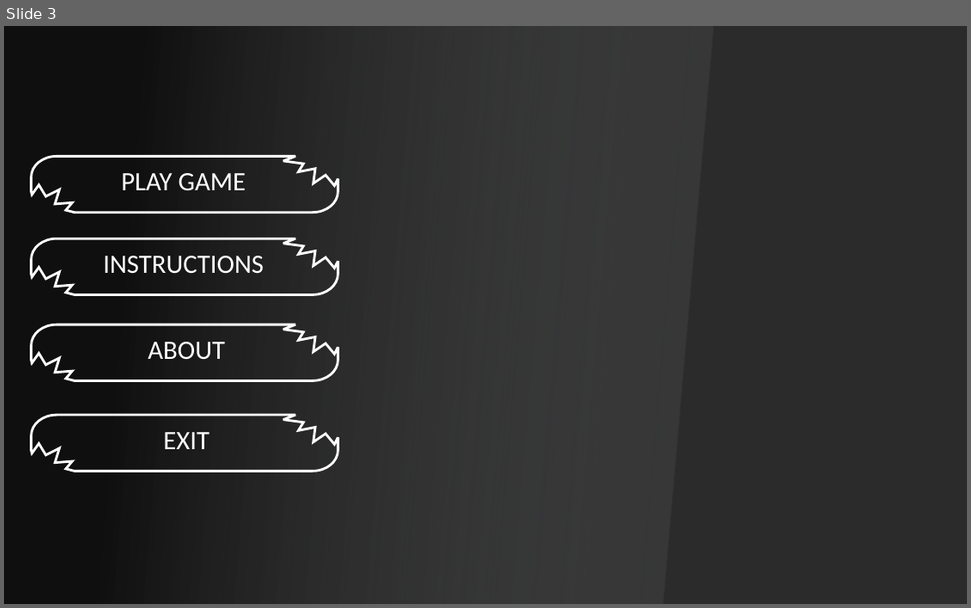
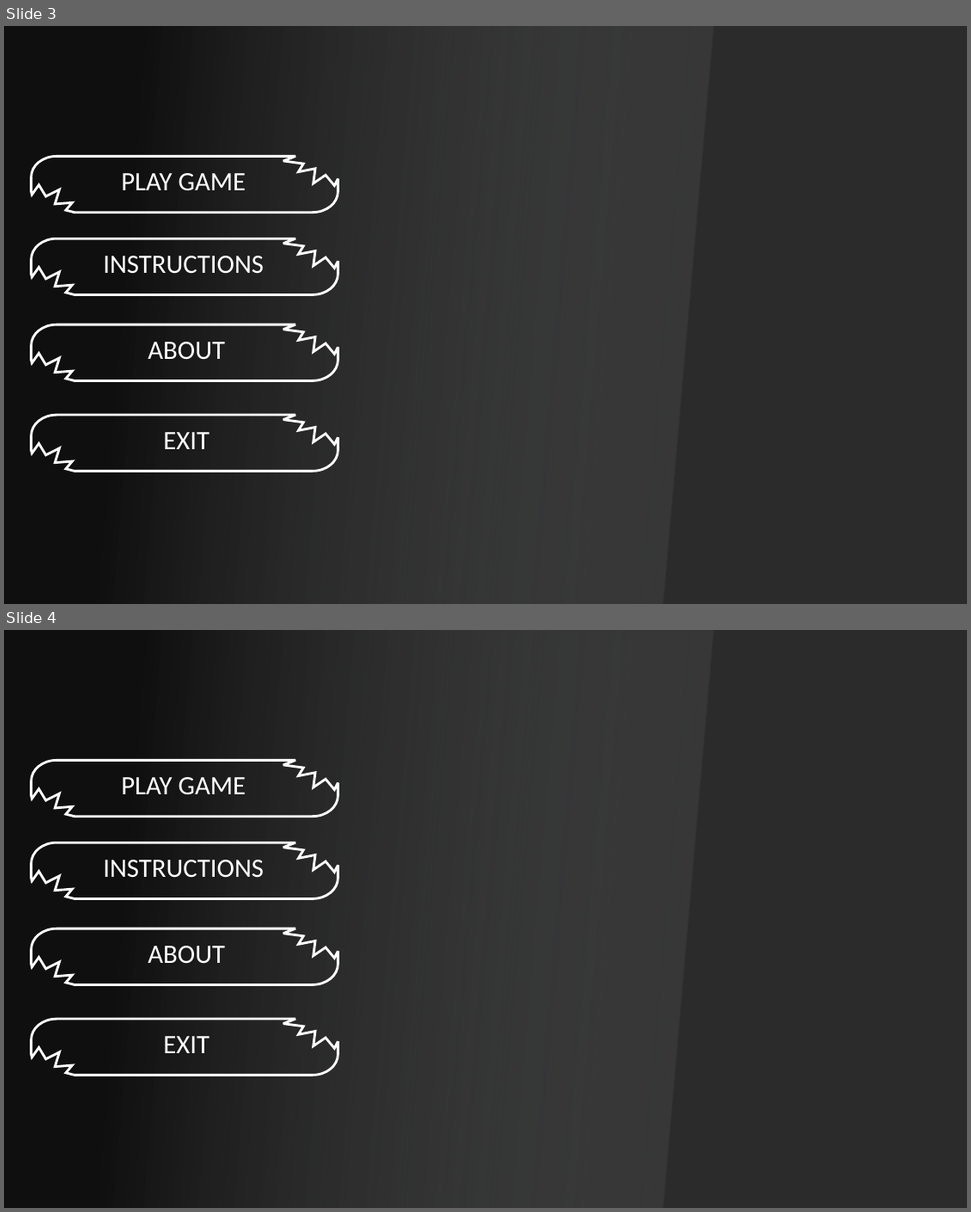
Before and after one commit to shaeakh/GameProject150-Bumble-Jet, a slide deck: menu/bg.pptx. Shown one above the other, each under a label of ours: slide 3 before the commit, slides 3 and 4 after it. The pictures are 971x608 and 971x1212 pixels, drawn with LibreOffice and Linux fonts; fonts in the diff are those of the drawing; background and template pictures are left out; a plain dark background stands for a picture behind light text. Boxes give left, top, right and bottom in pixels: in the first picture for what was removed or moved away, otherwise in the second. Text is boxed around its words. In the diff, an @@ line names an element or a change of style, - is before the commit and + after.

```diff
--- a/menu/bg.pptx
+++ b/menu/bg.pptx
@@ slide 4 added at bbox=[4, 630, 967, 1208], background picture (left out) @@
@@ freeform shape added at bbox=[4, 630, 714, 1208], fill gradient #7B7C7E to #000000 @@
@@ freeform shape added at bbox=[32, 760, 338, 816], outline #FFFFFF 3 pt @@
@@ text added at bbox=[121, 777, 247, 794], 33 pt, text #FFFFFF @@
+PLAY GAME
@@ freeform shape added at bbox=[32, 842, 338, 898], outline #FFFFFF 3 pt @@
@@ text added at bbox=[103, 860, 264, 878], 33 pt, text #FFFFFF @@
+INSTRUCTIONS
@@ freeform shape added at bbox=[32, 928, 338, 985], outline #FFFFFF 3 pt @@
@@ text added at bbox=[148, 946, 225, 964], 33 pt, text #FFFFFF @@
+ABOUT
@@ freeform shape added at bbox=[32, 1019, 338, 1075], outline #FFFFFF 3 pt @@
@@ text added at bbox=[163, 1036, 210, 1053], 33 pt, text #FFFFFF @@
+EXIT
```
Also in this commit, not shown: 5 other files.
